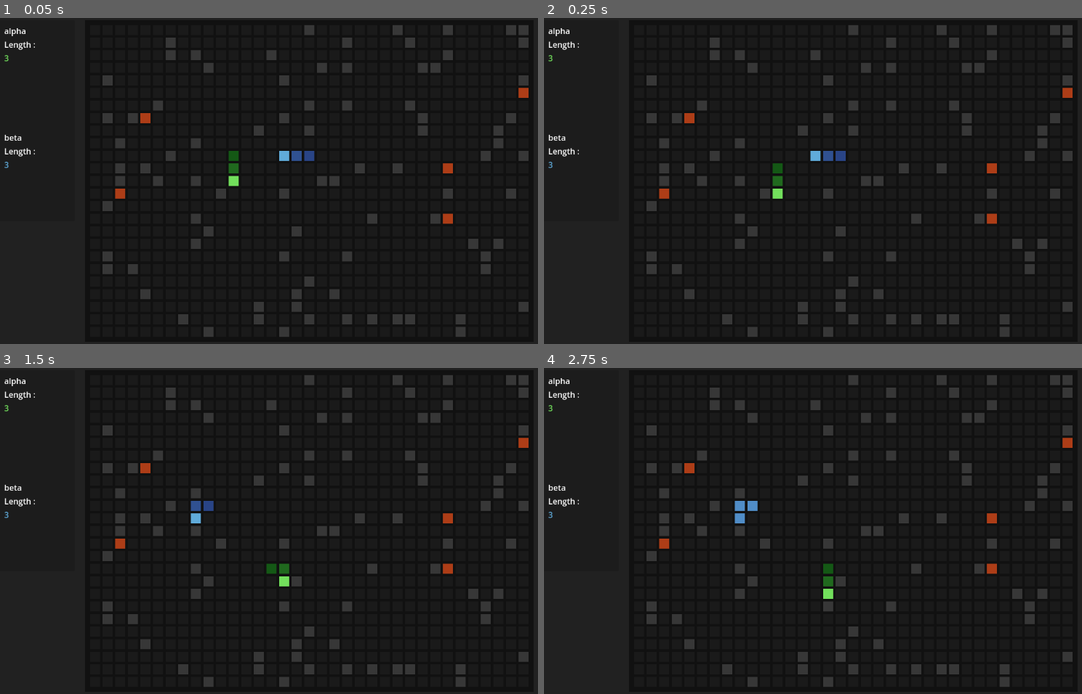
Above: before the commit, frames 1-4 (two rows, left to right).
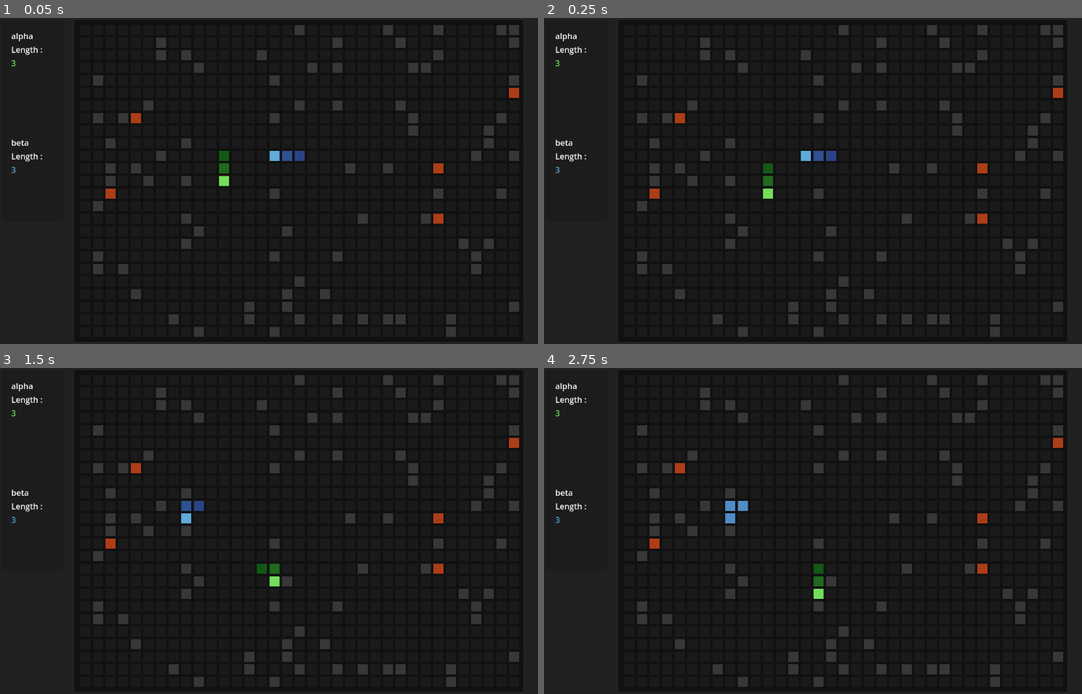
Above: after the commit, the same moments.

Repository: emecdelam/multiplayer_snake
Game: Godot game, scene res://scenes/main_game.tscn
Same seed, same stepped clock (60 frames per second), same inputs: the game is played once before the commit and once after it.
Inputs:
- Up to frame 1 (0.05 s): no input
- Up to frame 2 (0.25 s): no input
- Up to frame 3 (1.5 s): hold Right (move_right) 0.53-1.28 s; hold Down (move_down) from 1.28 s (still down)
- Up to frame 4 (2.75 s): tap Enter at 2 s; release Down (move_down) at 2.03 s; hold Right (move_right) from 2.03 s (still down)

The runs differ from the first frame. In frame 1, 9.9% of the frame differs, in the area x 0-99%, y 2-98%; in frame 2, 9.8%; in frame 3, 9.8%; in frame 4, 9.9%.

Commit message:
minot changes

Diff:
--- a/scenes/main_game.tscn
+++ b/scenes/main_game.tscn
@@ -47,7 +47,7 @@
 size_flags_vertical = 0
 
 [node name="Panel" type="Panel" parent="Panel/MarginContainer/HBoxContainer/VBoxContainer"]
-custom_minimum_size = Vector2(150, 200)
+custom_minimum_size = Vector2(125, 200)
 layout_mode = 2
 size_flags_vertical = 3
 
@@ -65,10 +65,10 @@
 custom_minimum_size = Vector2(50, 100)
 layout_mode = 2
 size_flags_vertical = 0
-theme_override_constants/margin_left = 10
-theme_override_constants/margin_top = 10
-theme_override_constants/margin_right = 10
-theme_override_constants/margin_bottom = 10
+theme_override_constants/margin_left = 20
+theme_override_constants/margin_top = 20
+theme_override_constants/margin_right = 20
+theme_override_constants/margin_bottom = 20
 
 [node name="VBoxContainer1" type="VBoxContainer" parent="Panel/MarginContainer/HBoxContainer/VBoxContainer/Panel/VSplitContainer/MarginContainer"]
 layout_mode = 2
@@ -92,10 +92,10 @@
 custom_minimum_size = Vector2(50, 100)
 layout_mode = 2
 size_flags_vertical = 0
-theme_override_constants/margin_left = 10
-theme_override_constants/margin_top = 10
-theme_override_constants/margin_right = 10
-theme_override_constants/margin_bottom = 10
+theme_override_constants/margin_left = 20
+theme_override_constants/margin_top = 20
+theme_override_constants/margin_right = 20
+theme_override_constants/margin_bottom = 20
 
 [node name="VBoxContainer2" type="VBoxContainer" parent="Panel/MarginContainer/HBoxContainer/VBoxContainer/Panel/VSplitContainer/MarginContainer2"]
 layout_mode = 2
@@ -124,6 +124,7 @@
 metadata/_edit_use_anchors_ = true
 
 [node name="Node2D" type="Node2D" parent="Panel/MarginContainer/HBoxContainer/Panel2"]
+position = Vector2(1, 0)
 script = ExtResource("1_c2hxe")
 number_cell_y = null
 
--- a/scripts/game/map.gd
+++ b/scripts/game/map.gd
@@ -71,10 +71,10 @@
 		if end.x == start.x and end.y == start.y:
 			print("[WARNING] seems like a snake is of length one or as conflicting head and tail, might create error in spawn box")
 		# Calculate bounds of the segment
-		var min_x = min(start.x, end.x) - 1
-		var max_x = max(start.x, end.x) + 1
-		var min_y = min(start.y, end.y) - 1
-		var max_y = max(start.y, end.y) + 1
+		var min_x = min(start.x, end.x) - 2
+		var max_x = max(start.x, end.x) + 2
+		var min_y = min(start.y, end.y) - 2
+		var max_y = max(start.y, end.y) + 2
 
 		# Check if the point is within the expanded bounds
 		if pos.x >= min_x and pos.x <= max_x and pos.y >= min_y and pos.y <= max_y:
--- a/scripts/parameters.gd
+++ b/scripts/parameters.gd
@@ -1,12 +1,11 @@
 class_name Parameters
 
-
-var player_colors = [[Color("#72DF5C"), Color("#145815")], [Color("#60ABDA"), Color("#294486")]]
+@export var number_of_players = 2
+@export var player_colors = [[Color("#72DF5C"), Color("#145815")], [Color("#60ABDA"), Color("#294486")]]
 
 
-var player_names = ["alpha", "beta"]
+@export var player_names = ["alpha", "beta"]
 
-var number_of_players = len(player_colors)
-var empty_cell_color = Color("#1a1a1a")
-var wall_cell_color = Color("#373737")
-var fruit_cell_color = Color("#AD3D17")
+@export var empty_cell_color = Color("#1a1a1a")
+@export var wall_cell_color = Color("#373737")
+@export var fruit_cell_color = Color("#AD3D17")
